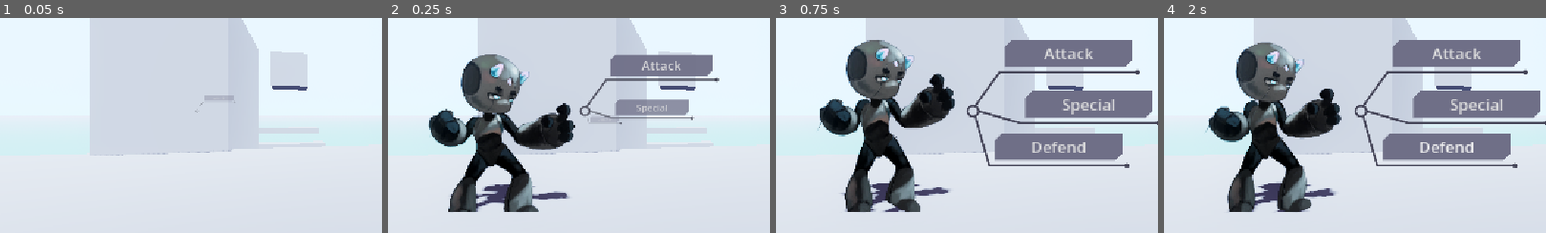
Above: before the commit, frames 1-4 (left to right).
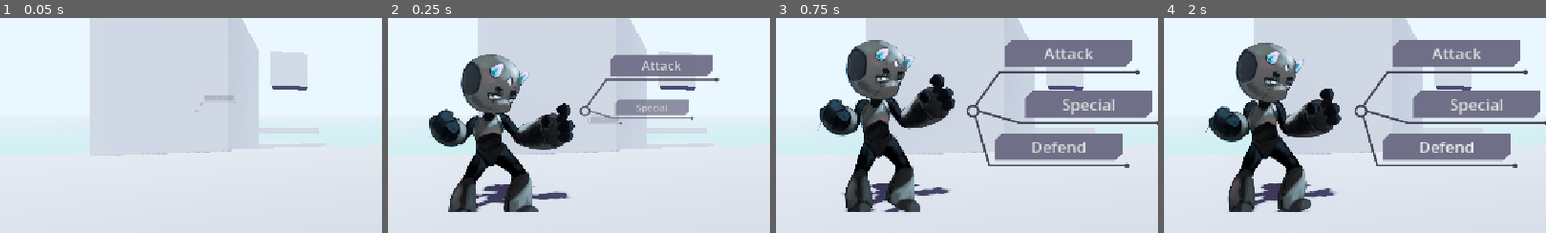
Above: after the commit, the same moments.

Repository: ProgrammerOnCoffee/operation-daemon
Game: Godot game, scene res://scenes/Test/node_2d.tscn
The game is run twice, just before and just after one commit, with the same random seed, the same clock (stepped at 60 frames per second) and the same inputs. This scene is started directly instead of the project's main scene.
Inputs (mouse positions are % of the whole screen's width and height, from its top left):
- Up to frame 1 (0.05 s): no input
- Up to frame 2 (0.25 s): no input
- Up to frame 3 (0.75 s): tap Enter at 0.5 s; move the mouse to (72, 45) at 0.52 s; hold Right (select_right) from 0.53 s (still down); hold Space (qte_press) from 0.53 s (still down); click (72, 45) at 0.67 s
- Up to frame 4 (2 s): move the mouse to (30, 55) at 1.27 s; release Right (select_right) at 1.28 s; release Space (qte_press) at 1.28 s; hold Down (ui_down) from 1.28 s (still down); tap Space (qte_press) at 1.35 s
The pictures show only the part of the screen within x 0-50%, y 27-77%; the shares and areas given below are measured in that part.

Frame 1 is identical in both runs. In frame 2, 0.6% of the frame differs, in the area x 10-49%, y 16-91%; in frame 3, 0.6%, in the area x 10-47%, y 10-91%; in frame 4, 0.6%.

Commit message:
Add `Entity3D.update_resolution` and `Entity3D.resolution_scale` Note that `resolution_scale` currently breaks entities with jiggle bones

Diff:
--- a/scenes/Test/Test_room.tscn
+++ b/scenes/Test/Test_room.tscn
@@ -200,22 +200,25 @@
 
 [node name="Player" type="Sprite3D" parent="." unique_id=882970403 node_paths=PackedStringArray("entity", "vp")]
 transform = Transform3D(1, 0, 0, 0, 1, 0, 0, 0, 1, -3.5, 1.425, 0.875)
+pixel_size = 0.005
 billboard = 2
 alpha_cut = 2
 texture = SubResource("ViewportTexture_tyyuc")
 script = ExtResource("1_tyyuc")
 entity = NodePath("SubViewport/Player")
 vp = NodePath("SubViewport")
+resolution_scale = 2.0
 metadata/_custom_type_script = "uid://conon11okuvcy"
 
 [node name="SubViewport" type="SubViewport" parent="Player" unique_id=972520790]
 disable_3d = true
 transparent_bg = true
 gui_snap_controls_to_pixels = false
-size = Vector2i(272, 280)
+size = Vector2i(544, 560)
 
 [node name="Player" parent="Player/SubViewport" unique_id=1022515043 instance=ExtResource("2_wh42t")]
-position = Vector2(136, 256)
+position = Vector2(272, 512)
+scale = Vector2(2, 2)
 
 [node name="Spider" type="Sprite3D" parent="." unique_id=956576972 node_paths=PackedStringArray("entity", "vp")]
 transform = Transform3D(1, 0, 0, 0, 1, 0, 0, 0, 1, 3.089, 1.05, 0.278)
--- a/scripts/entity_3d.gd
+++ b/scripts/entity_3d.gd
@@ -12,15 +12,21 @@
 		entity = value
 		entity.entity_3d = self
 		if vp:
-			vp.size = entity.rect.size
 			if entity.is_inside_tree():
 				if entity.get_parent() != vp:
 					entity.reparent(vp)
 			else:
 				vp.add_child(entity)
-		entity.position = -entity.rect.position
+			update_resolution()
 ## The [SubViewport] that contains the [Entity].
-@export var vp: SubViewport
+@export var vp: SubViewport:
+	set(value):
+		vp = value
+		update_resolution()
+@export_range(0.5, 4.0, 0.125) var resolution_scale: float = 1.0:
+	set(value):
+		resolution_scale = value
+		update_resolution()
 
 
 func _init() -> void:
@@ -47,9 +53,19 @@
 		entity = entity
 
 
+## Updates [member pixel_size] and [member vp]'s size according to [member resolution_scale].
+func update_resolution() -> void:
+	if vp and entity:
+		entity.scale = Vector2.ONE * resolution_scale
+		entity.position = -entity.rect.position * resolution_scale
+		vp.size = entity.rect.size * resolution_scale
+	pixel_size = 0.01 / resolution_scale
+
+
 ## Returns the 3D point in world space that maps to the 2D coordinate [param p]
 ## in the [SubViewport] rect.
 func project_point(p: Vector2) -> Vector3:
+	p *= resolution_scale
 	## The size of the viewport, in meters.
 	var size := vp.size * pixel_size
 	## The global y rotation of this sprite.
@@ -91,4 +107,4 @@
 		# Get percentage across vp.size [param p] is
 		inverse_lerp(-hs_rot.x, +hs_rot.x, p.x - global_position.x),
 		inverse_lerp(+hs_rot.y, -hs_rot.y, p.y - global_position.y),
-	) * Vector2(vp.size)
+	) * Vector2(vp.size) / resolution_scale
